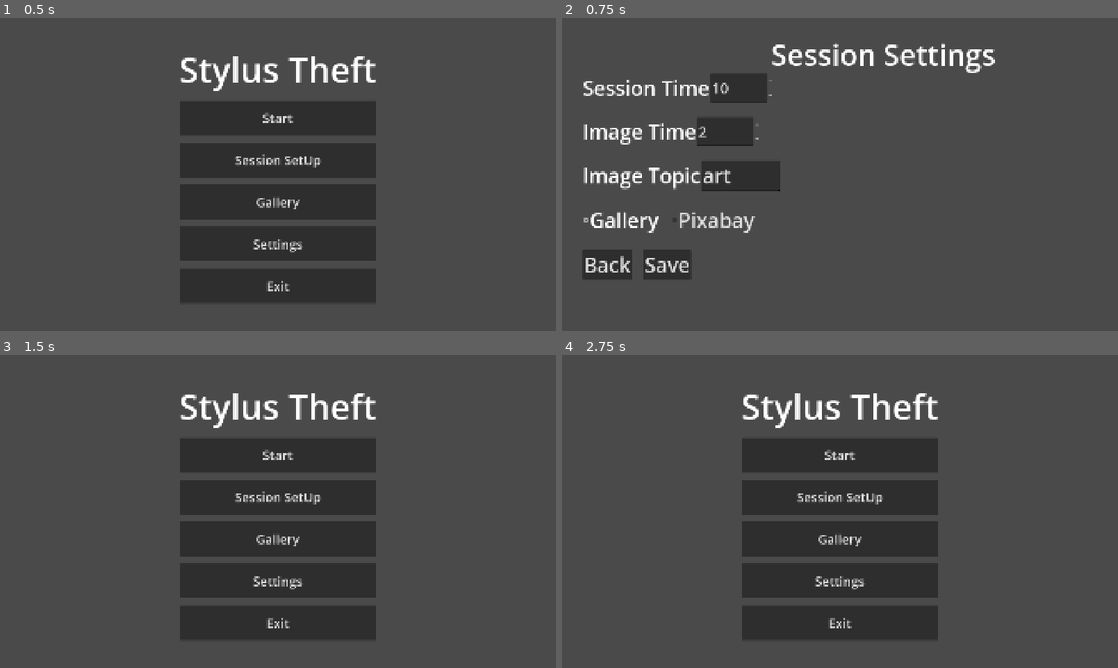
Above: before the commit, frames 1-4 (two rows, left to right).
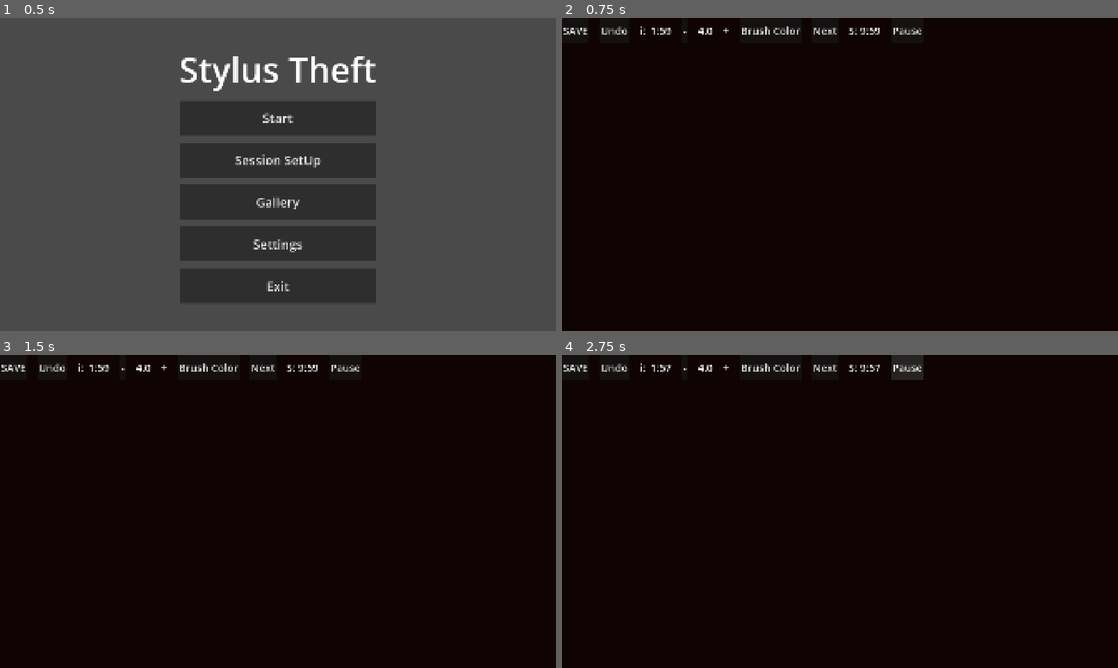
Above: after the commit, the same moments.

Repository: lovetocode/stylusTheft
Game: Godot game, scene res://main.tscn
Same seed, same stepped clock (60 frames per second), same inputs: the game is played once before the commit and once after it. The engine's default icon, where the game draws it, is replaced by a stand-in: a white triangle on a blue panel in a dark square.
Inputs (mouse positions are in pixels of both pictures, inside the frame that each line leads up to):
- Up to frame 1 (0.5 s): no input
- Up to frame 2 (0.75 s): click "Start" at 0.5 s
- Up to frame 3 (1.5 s): click (44, 602) at 1.25 s, where only the run before the commit has a clickable "Back"
- Up to frame 4 (2.75 s): click (906, 367) at 2 s, where only the run after the commit has a clickable "Pause"

Frame 1 is identical in both runs. In frame 2, 100% of the frame differs, in the area x 0-100%, y 0-100%; in frame 3, 100%; in frame 4, 100%.
Error before the commit: Cannot call method 'change_scene_to_file' on a null value. (res://Scripts/main.gd:27)

Commit message:
fixed errors

Diff:
--- a/stylus-theft/Scripts/main.gd
+++ b/stylus-theft/Scripts/main.gd
@@ -5,7 +5,7 @@
 func _ready() -> void:
 	get_viewport().size_changed.connect(_on_size_change)
 	_on_size_change()
-	$CenterContainer/VBoxContainer/HBoxContainer/Start.pressed.connect(_on_setup_pressed)
+	$CenterContainer/VBoxContainer/HBoxContainer/setUp.pressed.connect(_on_setup_pressed)
 	$CenterContainer/VBoxContainer/HBoxContainer/Start.pressed.connect(_on_start_pressed)
 	$CenterContainer/VBoxContainer/HBoxContainer/settings.pressed.connect(_on_settings_pressed)
 	$CenterContainer/VBoxContainer/HBoxContainer/Gallery.pressed.connect(_on_gallery_pressed)
--- a/stylus-theft/Scripts/pixabay_loader.gd
+++ b/stylus-theft/Scripts/pixabay_loader.gd
@@ -63,7 +63,7 @@
 	_fetch_one(query)
 
 func _fetch_one(query: String) -> void:
-	var url := "https://pixabay.com/api/?key=%s&q=%s&image_type=photo&per_page=20" % [SessionConfig.PIXABAY_API_KEY, query.uri_encode()]
+	var url := "https://pixabay.com/api/?key=%s&q=%s&image_type=photo&per_page=20" % [SessionConfig.pixabay_api_key, query.uri_encode()]
 	search_request.request(url)
 
 func _on_search_completed(result, response_code, headers, body) -> void:
--- a/stylus-theft/tracing_canvas.tscn
+++ b/stylus-theft/tracing_canvas.tscn
@@ -134,6 +134,12 @@
 theme_override_font_sizes/font_size = 36
 text = "00:00"
 
+[node name="Pause" type="Button" parent="ToolBar" unique_id=97960413]
+layout_mode = 2
+theme_override_font_sizes/font_size = 36
+text = "Pause
+"
+
 [node name="GameOverLabel" type="Label" parent="." unique_id=1537817882]
 visible = false
 offset_left = 713.0
